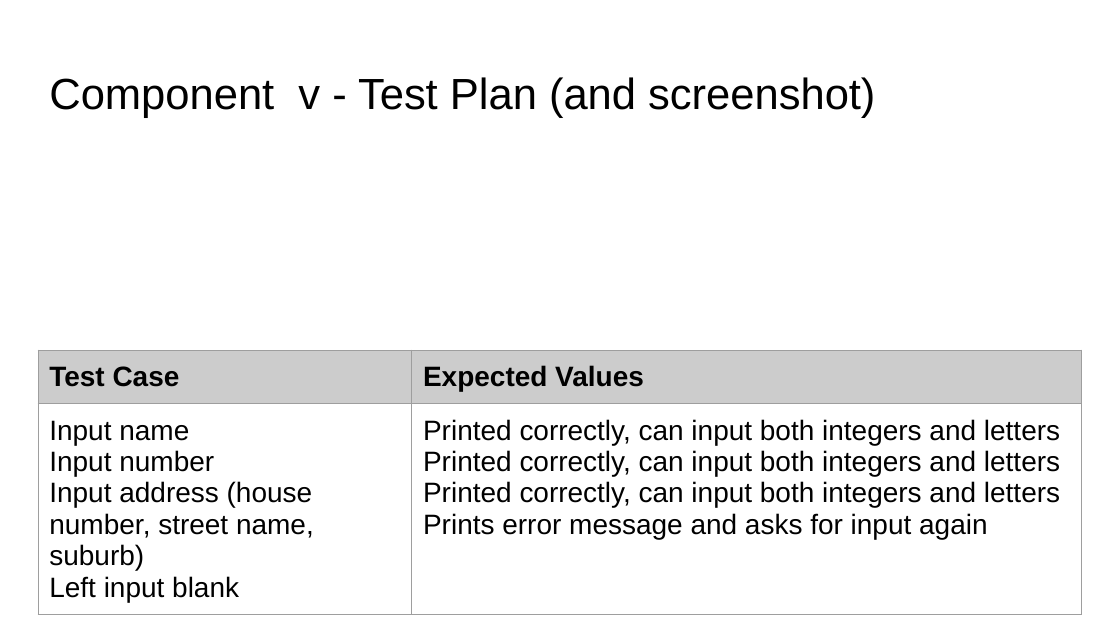
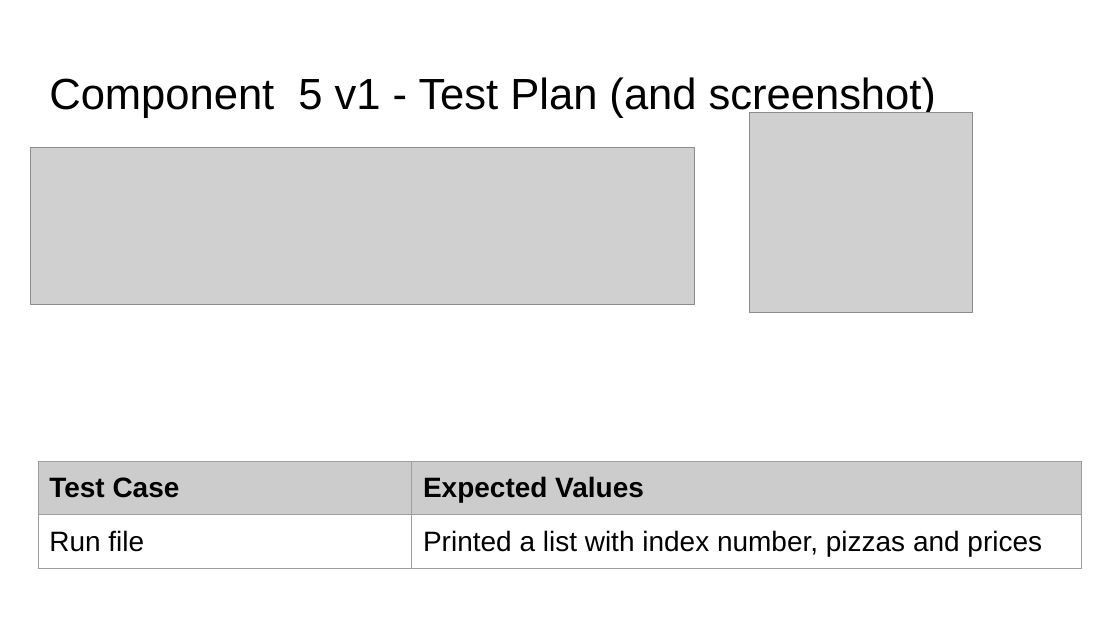
Before and after one commit to KaitlinEus/Pizza_bot, a slide deck: slide 26 of Python.pptx (slide 25 before the commit). Drawn at 1120x630 pixels with LibreOffice and Linux fonts; fonts in the diff are those of the drawing; grey boxes stand for pictures. Boxes give left, top, right and bottom in pixels: in the first picture for what was removed or moved away, otherwise in the second. Text is boxed around its words. In the diff, an @@ line names an element or a change of style, - is before the commit and + after.

Commit message:
Added version 1 pizza_menu
Created a basic pizza menu

```diff
--- a/Python.pptx
+++ b/Python.pptx
@@ title at [49, 77, 936, 118]: text changed @@
-Component v - Test Plan (and screenshot)
+Component 5 v1 - Test Plan (and screenshot)
@@ picture added at [749, 113, 972, 312] @@
@@ picture added at [30, 148, 694, 305] @@
@@ table at [38, 461, 1082, 573] @@
-row 2, column 1: Input name / Input number / Input address (house number, street name, suburb) / Left input blank
+row 2, column 1: Run file
-row 2, column 2: Printed correctly, can input both integers and letters / Printed correctly, can input both integers and letters / Printed correctly, can input both integers and letters / Prints error message and asks for input again
+row 2, column 2: Printed a list with index number, pizzas and prices
@@ table: place and size @@
-table at [38, 351, 1082, 630]
+table at [38, 461, 1082, 573]
```
Also in this commit, not shown: 1 slide added, 1 other file.
